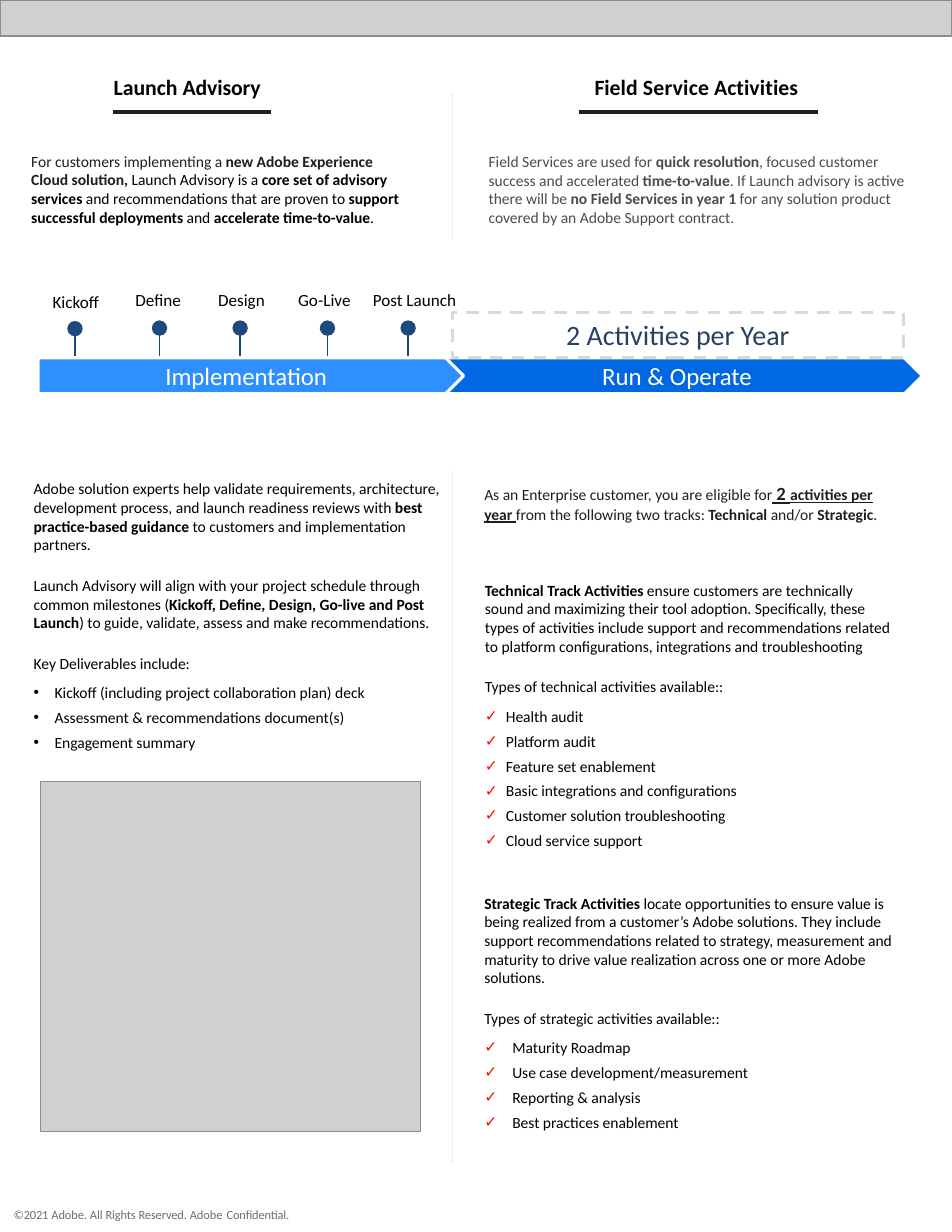
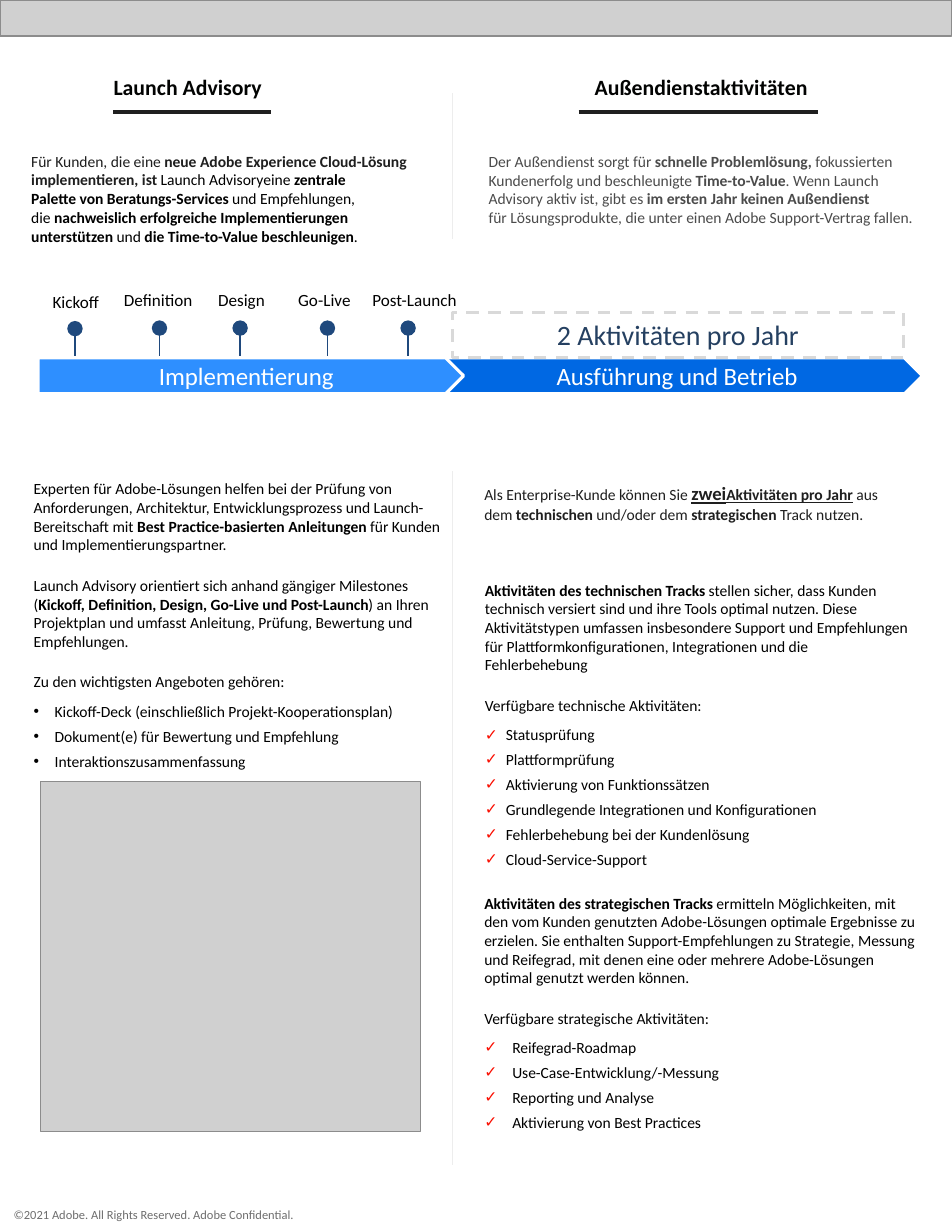
Before and after one commit to AdobeDocs/support-resources.de-DE, a slide deck: slide 3 of help/data-sheets/assets/EnterpriseSupportDatasheet.pptx. Drawn at 952x1232 pixels with LibreOffice and Linux fonts; fonts in the diff are those of the drawing; grey boxes stand for pictures. Boxes give left, top, right and bottom in pixels: in the first picture for what was removed or moved away, otherwise in the second. Text is boxed around its words. In the diff, an @@ line names an element or a change of style, - is before the commit and + after.

```diff
--- a/help/data-sheets/assets/EnterpriseSupportDatasheet.pptx
+++ b/help/data-sheets/assets/EnterpriseSupportDatasheet.pptx
@@ text at (595, 79, 808, 95): text changed @@
-Field Service Activities
+Außendienstaktivitäten
@@ text at (31, 156, 407, 245): text changed @@
-For customers implementing a new Adobe Experience Cloud solution, Launch Advisory is a core set of advisory services and recommendations that are proven to support successful deployments and accelerate time-to-value.
+Für Kunden, die eine neue Adobe Experience Cloud-Lösung implementieren, ist Launch Advisoryeine zentrale
+Palette von Beratungs-Services und Empfehlungen,
+die nachweislich erfolgreiche Implementierungen unterstützen und die Time-to-Value beschleunigen.
@@ text at (489, 156, 913, 226): text changed @@
-Field Services are used for quick resolution, focused customer success and accelerated time-to-value. If Launch advisory is active there will be no Field Services in year 1 for any solution product covered by an Adobe Support contract.
+Der Außendienst sorgt für schnelle Problemlösung, fokussierten Kundenerfolg und beschleunigte Time-to-Value. Wenn Launch Advisory aktiv ist, gibt es im ersten Jahr keinen Außendienst
+für Lösungsprodukte, die unter einen Adobe Support-Vertrag fallen.
@@ text at (124, 294, 192, 306): text changed @@
-Define
+Definition
@@ text at (372, 294, 456, 306): text changed @@
-Post Launch
+Post-Launch
@@ text in rectangle at (557, 325, 799, 350): text changed @@
-2 Activities per Year
+2 Aktivitäten pro Jahr
@@ text in pentagon arrow at (159, 367, 334, 390): text changed @@
-Implementation
+Implementierung
@@ text in pentagon arrow at (557, 367, 798, 390): text changed @@
-Run & Operate
+Ausführung und Betrieb
@@ text at (34, 483, 440, 770): text changed @@
-Adobe solution experts help validate requirements, architecture, development process, and launch readiness reviews with best practice-based guidance to customers and implementation partners.
-Launch Advisory will align with your project schedule through common milestones (Kickoff, Define, Design, Go-live and Post Launch) to guide, validate, assess and make recommendations.
-Key Deliverables include:
-• Kickoff (including project collaboration plan) deck
-• Assessment & recommendations document(s)
-• Engagement summary
+Experten für Adobe-Lösungen helfen bei der Prüfung von Anforderungen, Architektur, Entwicklungsprozess und Launch-Bereitschaft mit Best Practice-basierten Anleitungen für Kunden und Implementierungspartner.
+Launch Advisory orientiert sich anhand gängiger Milestones (Kickoff, Definition, Design, Go-Live und Post-Launch) an Ihren Projektplan und umfasst Anleitung, Prüfung, Bewertung und Empfehlungen.
+Zu den wichtigsten Angeboten gehören:
+• Kickoff-Deck (einschließlich Projekt-Kooperationsplan)
+• Dokument(e) für Bewertung und Empfehlung
+• Interaktionszusammenfassung
@@ text at (484, 489, 878, 523): text changed @@
-As an Enterprise customer, you are eligible for 2 activities per year from the following two tracks: Technical and/or Strategic.
+Als Enterprise-Kunde können Sie zweiAktivitäten pro Jahr aus dem technischen und/oder dem strategischen Track nutzen.
@@ text at (485, 585, 908, 868): text changed @@
-Technical Track Activities ensure customers are technically sound and maximizing their tool adoption. Specifically, these types of activities include support and recommendations related to platform configurations, integrations and troubleshooting
-Types of technical activities available::
-✓ Health audit
-✓ Platform audit
-✓ Feature set enablement
-✓ Basic integrations and configurations
-✓ Customer solution troubleshooting
-✓ Cloud service support
+Aktivitäten des technischen Tracks stellen sicher, dass Kunden technisch versiert sind und ihre Tools optimal nutzen. Diese Aktivitätstypen umfassen insbesondere Support und Empfehlungen für Plattformkonfigurationen, Integrationen und die Fehlerbehebung
+Verfügbare technische Aktivitäten:
+✓ Statusprüfung
+✓ Plattformprüfung
+✓ Aktivierung von Funktionssätzen
+✓ Grundlegende Integrationen und Konfigurationen
+✓ Fehlerbehebung bei der Kundenlösung
+✓ Cloud-Service-Support
@@ text at (484, 898, 915, 1131): text changed @@
-Strategic Track Activities locate opportunities to ensure value is being realized from a customer’s Adobe solutions. They include support recommendations related to strategy, measurement and maturity to drive value realization across one or more Adobe solutions.
-Types of strategic activities available::
-✓ Maturity Roadmap
-✓ Use case development/measurement
-✓ Reporting & analysis
-✓ Best practices enablement
+Aktivitäten des strategischen Tracks ermitteln Möglichkeiten, mit den vom Kunden genutzten Adobe-Lösungen optimale Ergebnisse zu erzielen. Sie enthalten Support-Empfehlungen zu Strategie, Messung und Reifegrad, mit denen eine oder mehrere Adobe-Lösungen optimal genutzt werden können.
+Verfügbare strategische Aktivitäten:
+✓ Reifegrad-Roadmap
+✓ Use-Case-Entwicklung/-Messung
+✓ Reporting und Analyse
+✓ Aktivierung von Best Practices
@@ text "©2021 Adobe. All Rights Reserved. ..." at (14, 1210, 293, 1221): letter spacing -0.1 to 0 pt @@
```
Also in this commit, not shown: 3 other slides changed, 7 other files.
